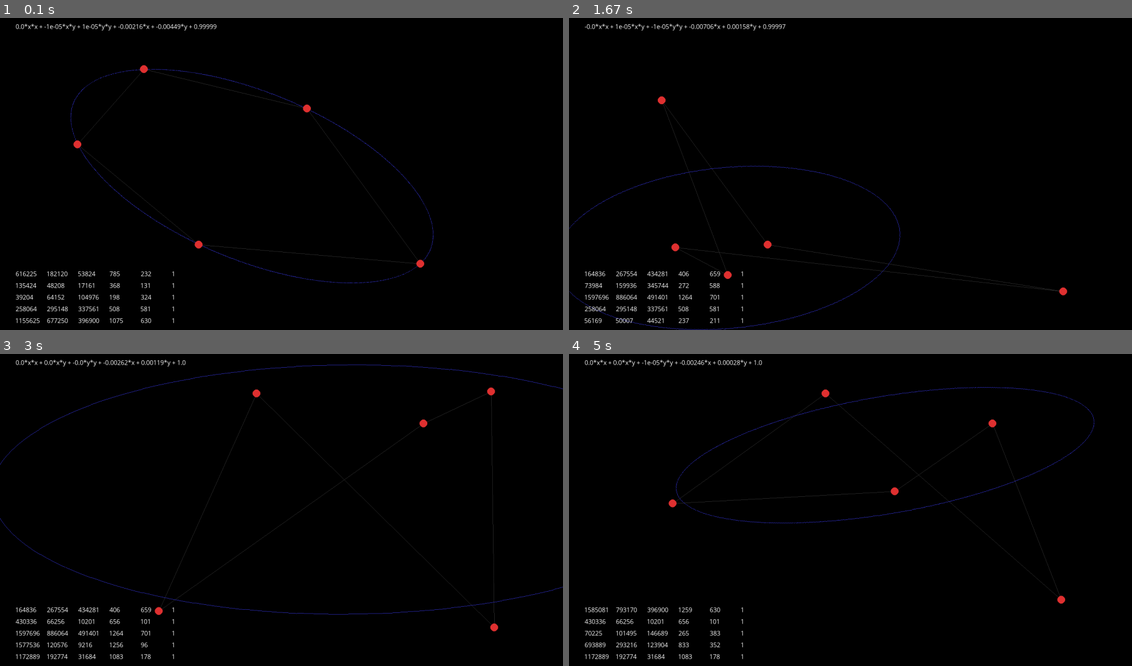
Above: before the commit, frames 1-4 (two rows, left to right).
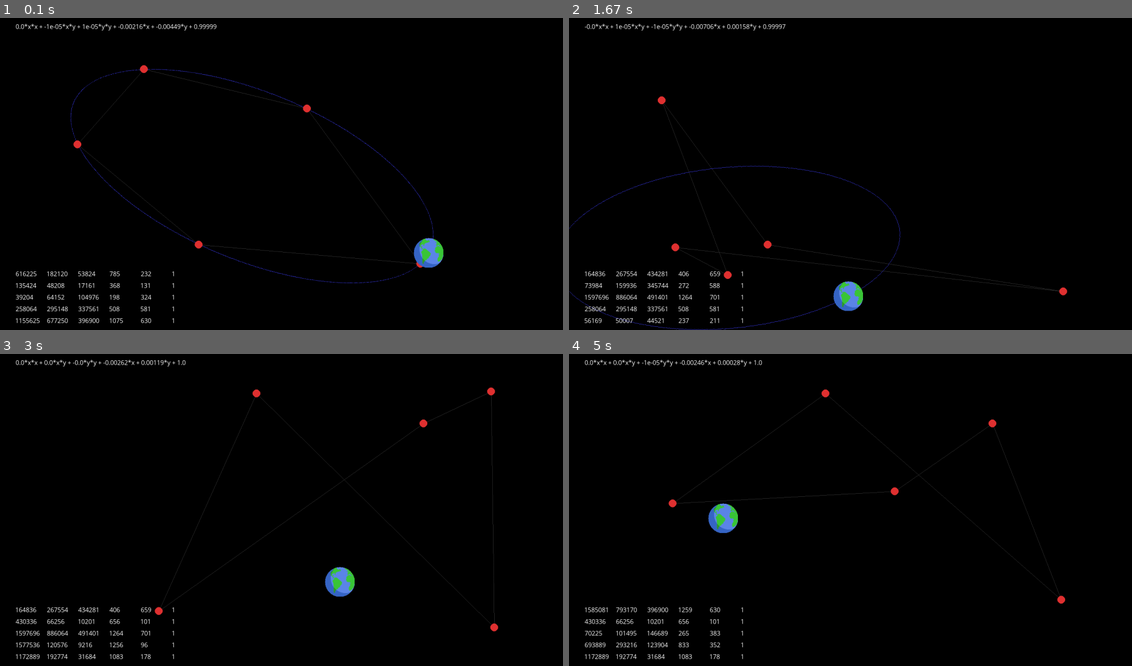
Above: after the commit, the same moments.

Repository: DDeconti/OrbiTrack
Game: pygame game, started from Pygame/displayplanets.py
Same seed, same stepped clock (60 frames per second), same inputs: the game is played once before the commit and once after it.
Inputs (mouse positions are in pixels of both pictures, inside the frame that each line leads up to):
- Up to frame 1 (0.1 s): no input
- Up to frame 2 (1.67 s): press the mouse at (715, 67) at 0.37 s; move the mouse to (692, 158) at 0.47 s; release the mouse at (675, 245) at 0.6 s; press the mouse at (991, 264) at 0.7 s; move the mouse to (827, 180) at 0.8 s; release the mouse at (659, 99) at 0.93 s; press the mouse at (647, 142) at 1.03 s; move the mouse to (856, 217) at 1.13 s; release the mouse at (1064, 292) at 1.27 s; press the mouse at (873, 108) at 1.37 s; move the mouse to (799, 192) at 1.47 s; release the mouse at (726, 273) at 1.6 s
- Up to frame 3 (3 s): press the mouse at (197, 581) at 1.7 s; move the mouse to (163, 569) at 1.8 s; release the mouse at (123, 559) at 1.93 s; press the mouse at (123, 559) at 2.03 s; move the mouse to (309, 475) at 2.13 s; release the mouse at (489, 391) at 2.27 s; press the mouse at (106, 581) at 2.37 s; move the mouse to (180, 488) at 2.47 s; release the mouse at (258, 394) at 2.6 s; press the mouse at (90, 435) at 2.7 s; move the mouse to (258, 428) at 2.8 s; release the mouse at (422, 422) at 2.93 s
- Up to frame 4 (5 s): press the mouse at (1058, 391) at 3.03 s; move the mouse to (974, 441) at 3.13 s; release the mouse at (895, 491) at 3.27 s; press the mouse at (726, 609) at 3.37 s; move the mouse to (732, 566) at 3.47 s; release the mouse at (732, 522) at 3.6 s; press the mouse at (1064, 628) at 3.7 s; move the mouse to (867, 525) at 3.8 s; release the mouse at (675, 422) at 3.93 s; press the mouse at (732, 522) at 4.03 s; move the mouse to (811, 466) at 4.13 s; release the mouse at (889, 410) at 4.27 s; press the mouse at (675, 422) at 4.37 s; move the mouse to (675, 463) at 4.47 s; release the mouse at (670, 503) at 4.6 s; press the mouse at (889, 410) at 4.7 s; move the mouse to (974, 503) at 4.8 s; release the mouse at (1058, 600) at 4.93 s

The runs differ from the first frame. In frame 1, 0.4% of the frame differs, in the area x 73-79%, y 70-80%; in frame 2, 0.4%; in frame 3, 1.0%, in the area x 0-100%, y 3-84%; in frame 4, 0.9%.

Commit message:
Got earth moving

Diff:
--- a/Pygame/displayplanets.py
+++ b/Pygame/displayplanets.py
@@ -35,16 +35,13 @@
 GRAY = (50, 50, 50)
 
 CELESTIAL_OBJECT = pg.image.load('./Pygame/Earth.png')
+CELESTIAL_OBJECT = pg.transform.scale(CELESTIAL_OBJECT, (76, 76))
 
 SCREEN_WIDTH = 1440
 SCREEN_HEIGHT = 800
 FPS = 60 #Standard Smooth FPS
 
 POINT_RADIUS = 10 #Pixels
-
-
-
-
 
 POINTS = [
     #(xCoordinate, yCoordinate), currentlyBeingDragged
@@ -55,21 +52,12 @@
     ((1075, 630), False),
 ]
 
-# POINTS = [
-#     #(xCoordinate, yCoordinate), currentlyBeingDragged
-#     ((-100, 100), False),
-#     ((0, 100), False),
-#     ((100, 0), False),
-#     ((0, -100), False),
-#     ((-100, 0), False),
-# ]
-
 DRAW_WEB = True
-DRAW_BEIZER = False
-DRAW_ELLIPSE = True
+DRAW_ORBIT = True
 DRAW_FILL = False
 DRAW_MATRIX = True
 DRAW_EQUATION = True
+DRAW_PLANET = True
 
 
 def quitSimulation(): #Quits Pygame and Python
@@ -92,76 +80,6 @@
     for point in POINTS:
         if point[1]:
             return True
-
-
-def computeBezierPoints(vertices, numPoints=None):
-    if numPoints is None:
-        numPoints = 30
-    # if numPoints &lt; 2 or len(vertices) != 4:
-    #     return None
-
-    result = []
-
-    b0x = vertices[0][0]
-    b0y = vertices[0][1]
-    b1x = vertices[1][0]
-    b1y = vertices[1][1]
-    b2x = vertices[2][0]
-    b2y = vertices[2][1]
-    b3x = vertices[3][0]
-    b3y = vertices[3][1]
-
-
-
-    # Compute polynomial coefficients from Bezier points
-    ax = -b0x + 3 * b1x + -3 * b2x + b3x
-    ay = -b0y + 3 * b1y + -3 * b2y + b3y
-
-    bx = 3 * b0x + -6 * b1x + 3 * b2x
-    by = 3 * b0y + -6 * b1y + 3 * b2y
-
-    cx = -3 * b0x + 3 * b1x
-    cy = -3 * b0y + 3 * b1y
-
-    dx = b0x
-    dy = b0y
-
-    # Set up the number of steps and step size
-    numSteps = numPoints - 1 # arbitrary choice
-    h = 1.0 / numSteps # compute our step size
-
-    # Compute forward differences from Bezier points and "h"
-    pointX = dx
-    pointY = dy
-
-    firstFDX = ax * (h * h * h) + bx * (h * h) + cx * h
-    firstFDY = ay * (h * h * h) + by * (h * h) + cy * h
-
-
-    secondFDX = 6 * ax * (h * h * h) + 2 * bx * (h * h)
-    secondFDY = 6 * ay * (h * h * h) + 2 * by * (h * h)
-
-    thirdFDX = 6 * ax * (h * h * h)
-    thirdFDY = 6 * ay * (h * h * h)
-
-    # Compute points at each step
-    result.append((int(pointX), int(pointY)))
-
-    for i in range(numSteps):
-        pointX += firstFDX
-        pointY += firstFDY
-
-        firstFDX += secondFDX
-        firstFDY += secondFDY
-
-        secondFDX += thirdFDX
-        secondFDY += thirdFDY
-
-        result.append((int(pointX), int(pointY)))
-
-    return result
-
-
 
 
 def makeMatrix(points):
@@ -194,20 +112,16 @@
     surface.blit(rotated_surf, rotated_surf.get_rect(center = center))
 
 
+
 def simScreen():
     global SCREEN_WIDTH, SCREEN_HEIGHT, FPS, rectangle_draging
     refreshMath = False
+    t = 0
 
     #First time math
     controlPoints = [(point[0][0], point[0][1]) for point in POINTS]
     matrix = makeMatrix(controlPoints)
     null_space_coeffiecients = la.null_space(matrix)
-
-    a = 0
-    b = 0
-    rot_angle = 0
-    h = 0
-    k = 0
 
     firstLoop = True
 
@@ -247,23 +161,23 @@
             controlPoints = [(point[0][0], point[0][1]) for point in POINTS] + [(POINTS[0][0][0], POINTS[0][0][1])]
             pg.draw.lines(screen, GRAY, False, controlPoints)
 
-        if DRAW_BEIZER:
-            b_points = computeBezierPoints(controlPoints, 100)
-            pg.draw.lines(screen, BLUE, False, b_points, 2)
-
 
         if refreshMath or firstLoop:
             firstLoop = False
-            controlPoints = [(point[0][0], point[0][1]) for point in POINTS]
-            matrix = makeMatrix(controlPoints)
-            printMatrix(matrix)
-            null_space_coeffiecients = la.null_space(matrix)
-            print(null_space_coeffiecients)
-            A, B, C, D, E, F = null_space_coeffiecients
-
-            #Daniel
-            #code the equations
+
             try:
+                controlPoints = [(point[0][0], point[0][1]) for point in POINTS]
+                matrix = makeMatrix(controlPoints)
+                # printMatrix(matrix)
+                null_space_coeffiecients = la.null_space(matrix)
+                # print(null_space_coeffiecients)
+                A, B, C, D, E, F = null_space_coeffiecients
+
+                threshold = 0.0000005
+                if abs(A) < threshold or abs(B) < threshold or abs(C) < threshold or abs(D) < threshold or abs(E) < threshold or abs(F) < threshold:
+                    # print("No Solution")
+                    continue
+
                 determinant = (B**2) - 4 * A * C
                 center_x = (((2 * C * D) - (B * E)) / determinant)[0]
                 center_y = (((2 * A * E) - (B * D)) / determinant)[0]
@@ -279,28 +193,28 @@
 
                 #cot(2𝛼)=(𝐴−𝐶/𝐵)
                 right = (A-C) / B
-                #cot(2a)=(𝐴−𝐶/𝐵)
-
 
                 this_a = np.arctan(1/right)/2
-                print(this_a)
                 rot_angle = 90 - (this_a * 180 / math.pi)
-
-                # if B != 0:
-                #     rot_angle = math.atan((C[0] - A[0] - math.sqrt((A[0] - C[0])**2 + B[0]**2) / B[0]))
-                #     rot_angle = rot_angle * 180 / math.pi
-                # elif A > C:
-                #     rot_angle = 90
-                # else:
-                #     rot_angle = 0
-
 
             except:
                 print("Error")
 
 
-        if DRAW_ELLIPSE:
-            drawRotatedEllipse(screen, BLUE, (0, 0, 2 * semi_minor, 2 * semi_major), rot_angle, (center_x, center_y))
+        if DRAW_ORBIT:
+            if A == C:
+                #perfect circle
+                drawRotatedEllipse(screen, GRAY, (center_x - semi_major, center_y - semi_major, 2 * semi_major, 2 * semi_major), 0, (center_x, center_y))
+            elif A == 0 or C == 0 and (A != 0 or C != 0):
+                #parabola
+                pass
+            elif A / abs(A) == C / abs(C):
+                #ellipse
+
+                drawRotatedEllipse(screen, BLUE, (0, 0, 2 * semi_minor, 2 * semi_major), rot_angle%360, (center_x, center_y))
+            else:
+                #hyperbola
+                pass
 
             #also draw the center
             # pg.draw.circle(screen, RED, (int(center_x), int(center_y)), 5)
@@ -337,7 +251,6 @@
             equation = str(DISP_A) + "*x*x + " + str(DISP_B) + "*x*y + " + str(DISP_C) + "*y*y + " + str(DISP_D) + "*x + " + str(DISP_E) + "*y + " + str(DISP_F)
             SIM_FONT.render_to(screen, (40, 15), equation, WHITE)
 
-
         for i in range(len(POINTS)):
             if POINTS[i][1]: #currently being dragged
                 pg.draw.circle(screen, PURPLE, POINTS[i][0], POINT_RADIUS)
@@ -345,10 +258,22 @@
                 pg.draw.circle(screen, RED, POINTS[i][0], POINT_RADIUS)
 
 
-
-
-
-        # currentInterval += 1
+        if DRAW_PLANET:
+            #planet location math
+            #in terms of parametric equations with variable t
+
+            #𝑥′=𝑥cos𝛼−𝑦sin𝛼 and 𝑦′=𝑥sin𝛼+𝑦cos𝛼.
+            center_x_before_rotation = (semi_major * math.cos(t))
+            center_y_before_rotation = (semi_minor * math.sin(t))
+
+            planet_center_x = center_x + (center_x_before_rotation * math.cos(this_a)) - (center_y_before_rotation * math.sin(this_a))
+            planet_center_y = center_y + (center_x_before_rotation * math.sin(this_a)) + (center_y_before_rotation * math.cos(this_a))
+
+            screen.blit(CELESTIAL_OBJECT, (planet_center_x - CELESTIAL_OBJECT.get_width()/2, planet_center_y - CELESTIAL_OBJECT.get_height()/2))
+
+
+
+        t += 0.01
         backgroundInputCheck(pg.event.get())
         clock.tick(FPS)
         pg.display.flip()
Binary file changed: Pygame/Earth.png
